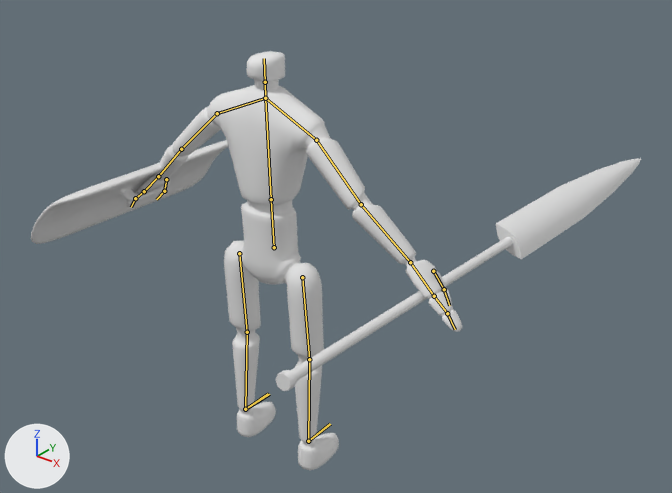
The Blender file Animation/Enemy1Attack1.blend, before and after one commit.
Rendered twice from a camera (50 mm lens) standing at (216.0, -230.0, 246.0) and looking at (-6.0, 48.0, 74.0). Lighting does not change. The marker at lower left points along +X, +Y and +Z. The bones that bend it are drawn over the model as lines.

In view in the first picture: 'Enemy1', 'Shield', 'Spear'.
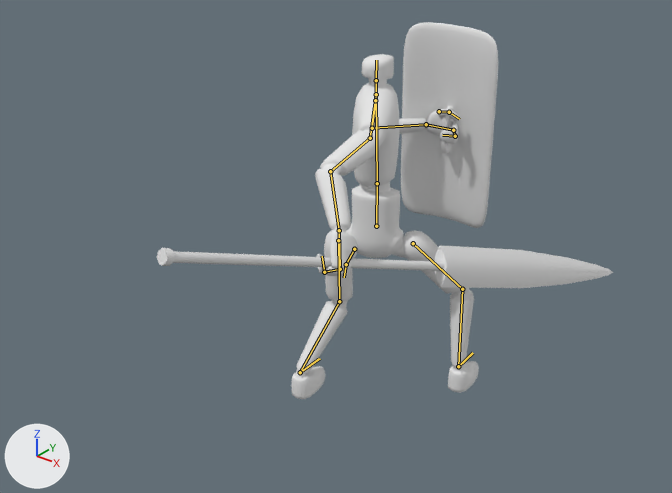
The newer file adds an action. The first version stands in its rest pose; the second is drawn at frame 16 of the action 'Enemy1Attack1'.

What the commit changed:
Object 'Enemy1Skeleton' (bone_rig_object) moves from (0.0, 0.0, 0.0) to (0.0, 67.6, 0.0).
Bone 'root' (bone_root) moves from (0.0, 0.0, 0.0) to (2.8, -13.4, 3.7).
Bone 'root' (bone_root) turns from (0, 0, 0) to (0, 33, 0) degrees about its own x, y and z.
Bone 'torso1' (bone_torso1) turns from (0, 0, 0) to (0, -10, 0) degrees about its own x, y and z.
Bone 'torso2' (bone_torso2) turns from (0, 0, 0) to (-4, -78, 5) degrees about its own x, y and z.
Bone 'head' (bone_head) turns from (0, 0, 0) to (0, 54, 0) degrees about its own x, y and z.
Bone 'finger1.r' (bone_finger1_r) turns from (0, 0, 0) to (-88, 0, 0) degrees about its own x, y and z.
Bone 'finger2.r' (bone_finger2_r) turns from (0, 0, 0) to (-80, 0, 0) degrees about its own x, y and z.
Bone 'thumb1.r' (bone_thumb1_r) turns from (0, 0, 0) to (30, 0, 0) degrees about its own x, y and z.
Bone 'thumb2.r' (bone_thumb2_r) turns from (0, 0, 0) to (49, 0, 0) degrees about its own x, y and z.
Bone 'finger1.l' (bone_finger1_l) turns from (0, 0, 0) to (-64, -5, -13) degrees about its own x, y and z.
Bone 'finger2.l' (bone_finger2_l) turns from (0, 0, 0) to (-87, -24, -20) degrees about its own x, y and z.
Bone 'thumb1.l' (bone_thumb1_l) turns from (0, 0, 0) to (8, -13, 7) degrees about its own x, y and z.
Bone 'thumb2.l' (bone_thumb2_l) turns from (0, 0, 0) to (50, -4, 3) degrees about its own x, y and z.
Bone 'hand_ik_r' (bone_hand_ik_r) moves from (0.0, 0.0, 0.0) to (66.1, -23.3, -20.6).
Bone 'hand_ik_r' (bone_hand_ik_r) turns from (0, 0, 0) to (-24, -5, -21) degrees about its own x, y and z.
Bone 'elbow_pole.r' (bone_elbow_pole_r) moves from (0.0, 0.0, 0.0) to (-1.4, 24.6, -19.9).
Bone 'foot_ik.l' (bone_foot_ik_l) moves from (0.0, 0.0, 0.0) to (-0.1, -32.2, 0.0).
Bone 'foot_ik.l' (bone_foot_ik_l) turns from (0, 0, 0) to (0, 0, 3) degrees about its own x, y and z.
Bone 'foot_ik.r' (bone_foot_ik_r) moves from (0.0, 0.0, 0.0) to (16.1, 19.8, -2.6).
Bone 'foot_ik.r' (bone_foot_ik_r) turns from (0, 0, 0) to (0, 0, 3) degrees about its own x, y and z.
Bone 'knee_pull.r' (bone_knee_pull_r) moves from (0.0, 0.0, 0.0) to (18.8, 28.4, -16.2).
Bone 'hand_ik_l' (bone_hand_ik_l) moves from (0.0, 0.0, 0.0) to (46.2, -43.4, -33.1).
Bone 'hand_ik_l' (bone_hand_ik_l) turns from (0, 0, 0) to (-74, -44, -100) degrees about its own x, y and z.
Bone 'elbow_pole.l' (bone_elbow_pole_l) moves from (0.0, 0.0, 0.0) to (12.2, -15.0, 8.6).

What differs and where, as boxes [x1, y1, x2, y2] in the pictures (672 x 493 px):
'Enemy1', posed (44% narrower, 18% shorter)
    before: [126, 51, 462, 470]
    after: [292, 54, 479, 399]
'Shield', posed (51% narrower, 97% taller)
    before: [31, 140, 228, 244]
    after: [401, 22, 498, 228]
'Spear', posed (25% wider, 81% shorter)
    before: [276, 159, 641, 391]
    after: [157, 245, 613, 288]
bone 'torso1', root to tip
    before: (274, 247) to (271, 199)
    after: (376, 226) to (377, 183)
bone 'torso2', root to tip
    before: (271, 199) to (265, 98)
    after: (377, 183) to (376, 94)
bone 'head', root to tip
    before: (265, 82) to (264, 58)
    after: (376, 80) to (376, 60)
bone 'finger1.r', root to tip
    before: (434, 296) to (447, 313)
    after: (340, 269) to (324, 272)
bone 'finger2.r', root to tip
    before: (447, 313) to (455, 329)
    after: (324, 272) to (322, 256)
bone 'thumb1.r', root to tip
    before: (433, 271) to (444, 289)
    after: (354, 249) to (346, 264)
bone 'thumb2.r', root to tip
    before: (444, 289) to (449, 305)
    after: (346, 264) to (344, 277)
bone 'finger1.l', root to tip
    before: (144, 191) to (135, 198)
    after: (453, 130) to (455, 136)
bone 'finger2.l', root to tip
    before: (135, 198) to (131, 207)
    after: (455, 136) to (442, 135)
bone 'thumb1.l', root to tip
    before: (166, 179) to (164, 191)
    after: (439, 111) to (449, 112)
bone 'thumb2.l', root to tip
    before: (164, 191) to (156, 199)
    after: (449, 112) to (459, 119)
